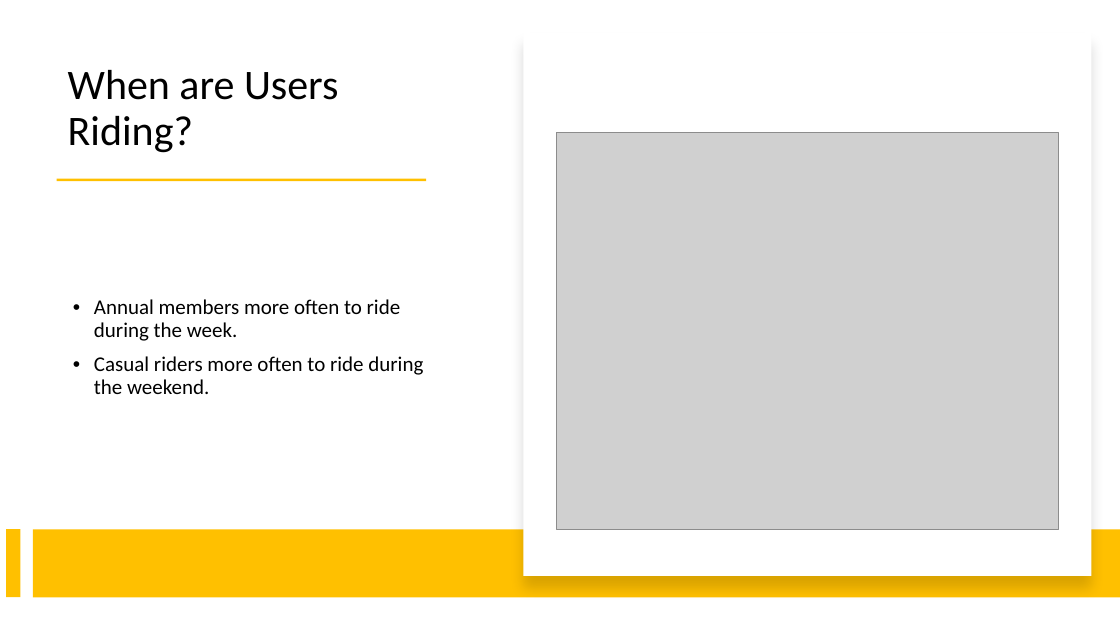
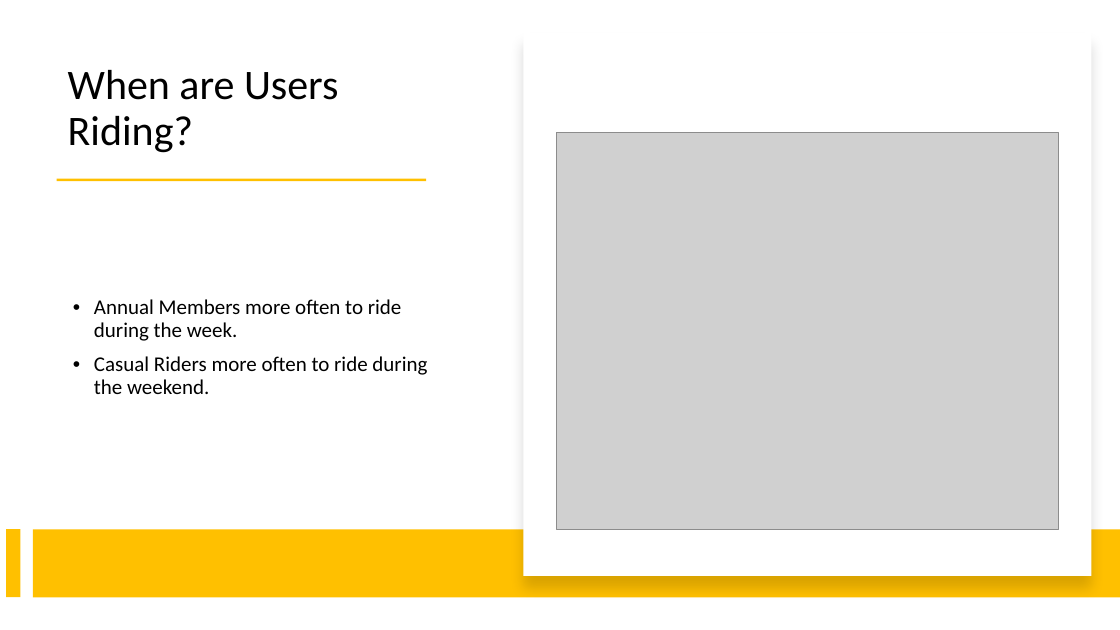
Before and after one commit to paulgreber/RideShareAnalysis, a slide deck: slide 8 of cyclistic_bike_share_analysis.pptx. Drawn at 1120x630 pixels with LibreOffice and Linux fonts; fonts in the diff are those of the drawing; grey boxes stand for pictures. Boxes give left, top, right and bottom in pixels: in the first picture for what was removed or moved away, otherwise in the second. Text is boxed around its words. In the diff, an @@ line names an element or a change of style, - is before the commit and + after.

```diff
--- a/cyclistic_bike_share_analysis.pptx
+++ b/cyclistic_bike_share_analysis.pptx
@@ text at <box>94,299,427,394</box>: text changed @@
-• Annual members more often to ride during the week.
-• Casual riders more often to ride during the weekend.
+• Annual Members more often to ride during the week.
+• Casual Riders more often to ride during the weekend.
```
Also in this commit, not shown: 6 other slides changed, 1 other file.
